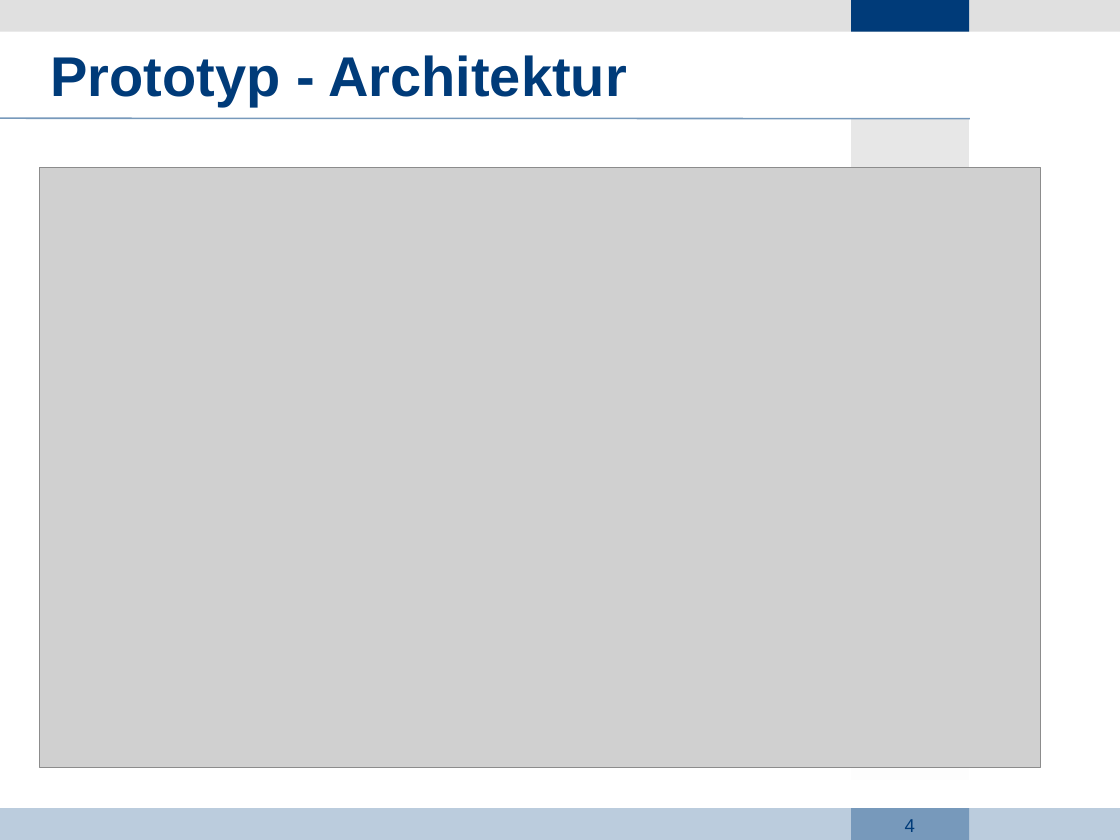
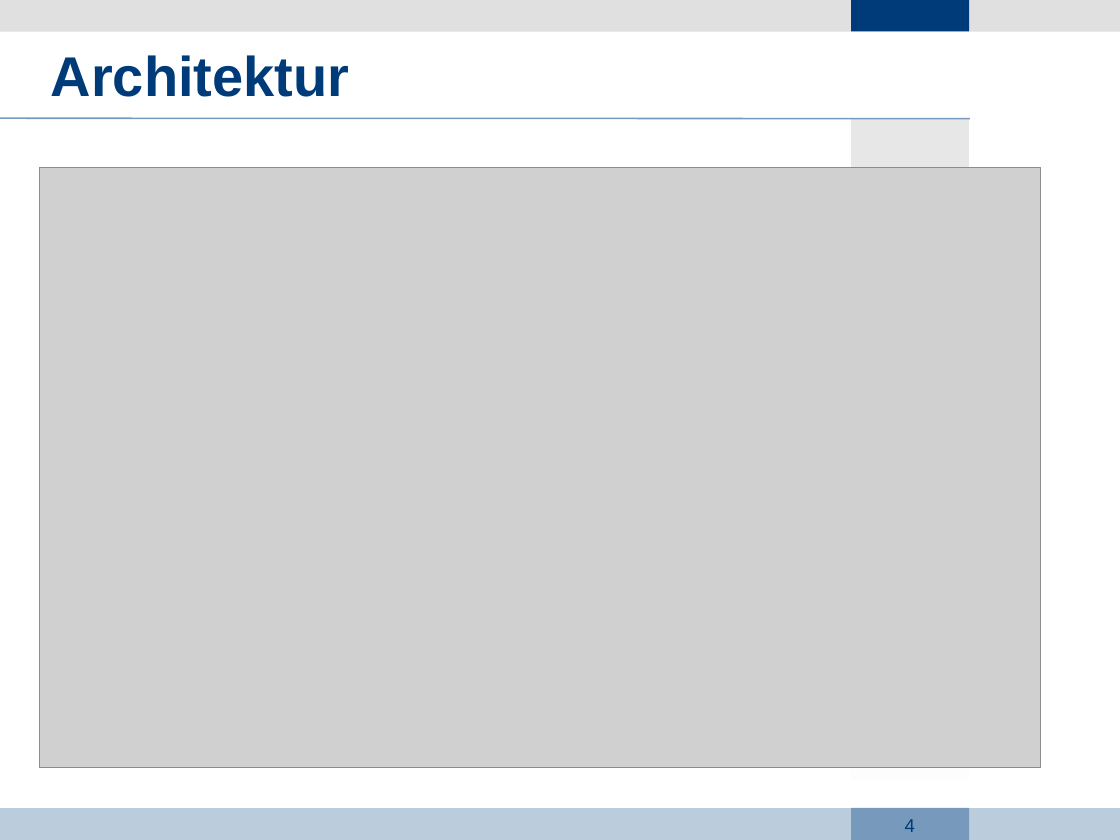
Before and after one commit to haus11/dm3, a slide deck: slide 4 of Presentation/Präsi-GetTogether.odp. Drawn at 1120x840 pixels with LibreOffice and Linux fonts; fonts in the diff are those of the drawing; grey boxes stand for pictures; background and template pictures are left out. Boxes give left, top, right and bottom in pixels: in the first picture for what was removed or moved away, otherwise in the second. Text is boxed around its words. In the diff, an @@ line names an element or a change of style, - is before the commit and + after.

```diff
--- a/Presentation/Präsi-GetTogether.odp
+++ b/Presentation/Präsi-GetTogether.odp
@@ title at (51,55,350,97): text changed @@
-Prototyp - Architektur
+Architektur
```
Also in this commit, not shown: 1 other slide changed.
